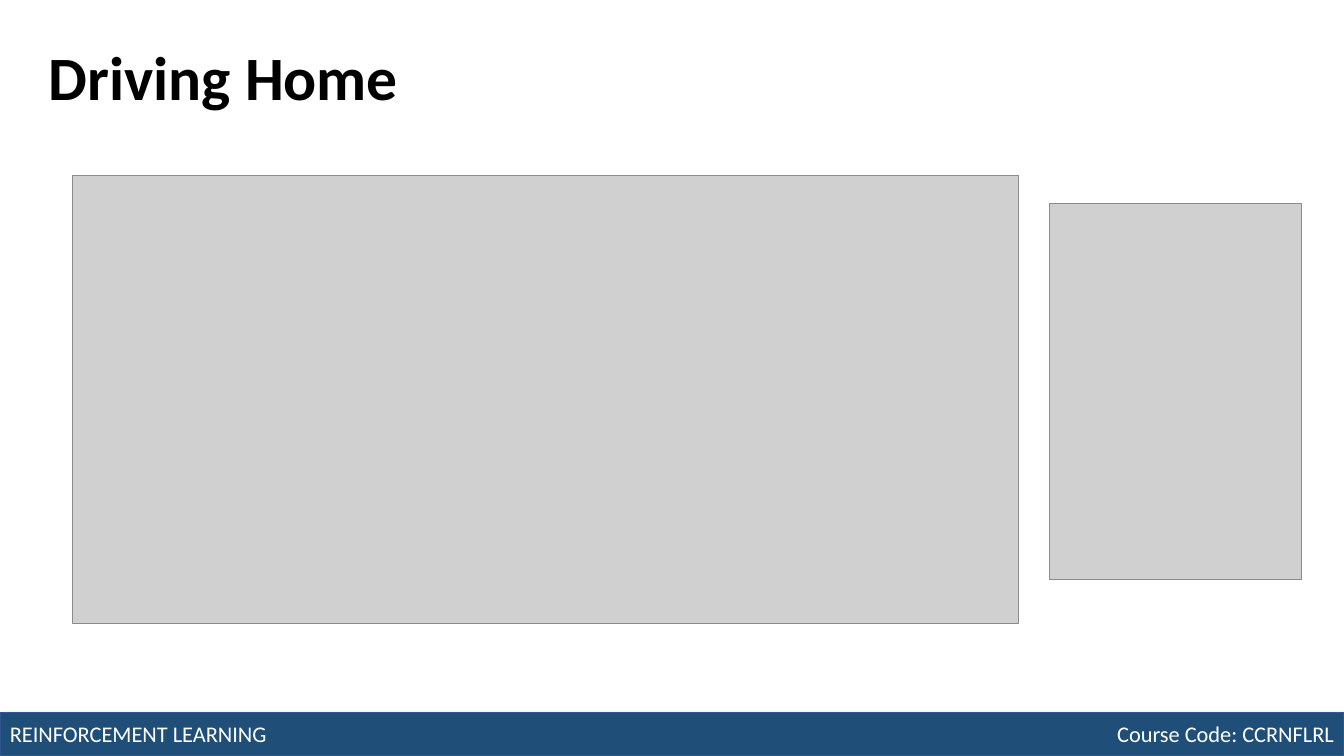
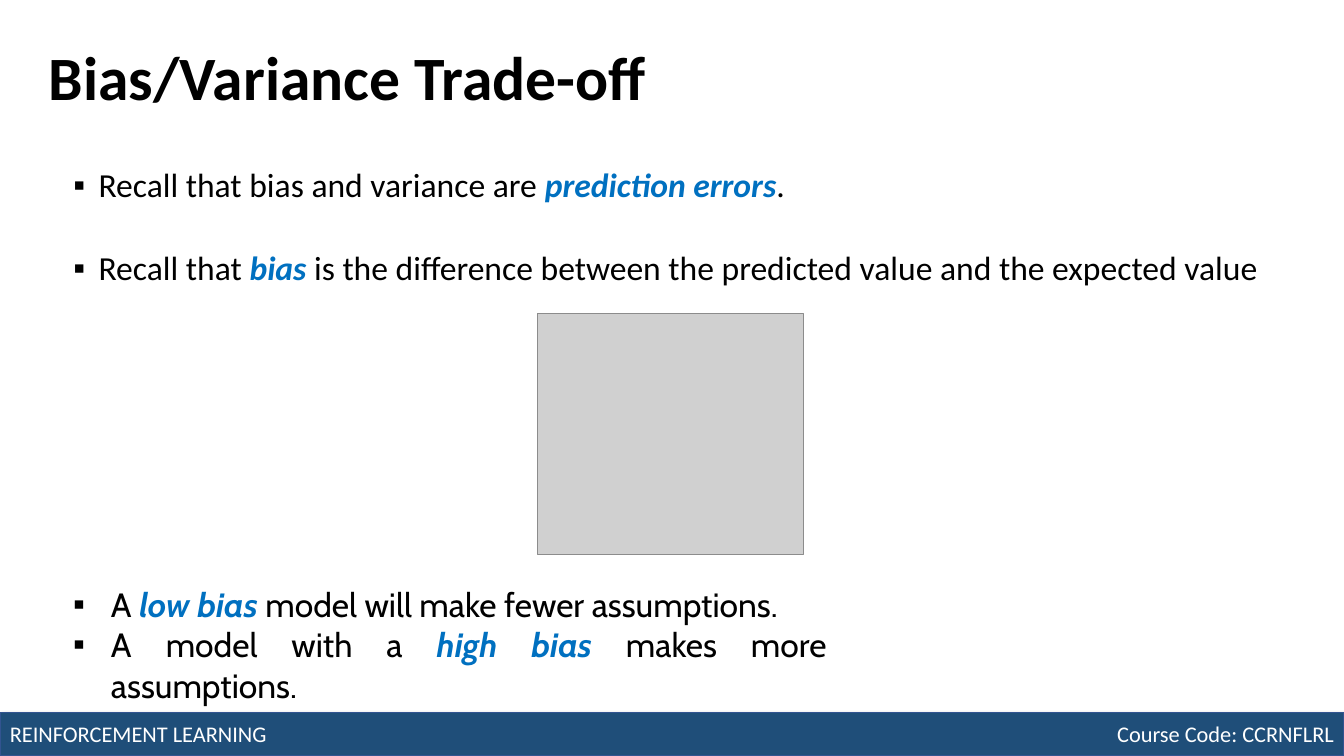
Before and after one commit to robitussin/CCRNFLRL, a slide deck: slide 10 of week_9-10/Module 7 - Temporal Difference Learning.pptx (slide 12 before the commit). Drawn at 1344x756 pixels with LibreOffice and Linux fonts; fonts in the diff are those of the drawing; grey boxes stand for pictures. Boxes give left, top, right and bottom in pixels: in the first picture for what was removed or moved away, otherwise in the second. Text is boxed around its words. In the diff, an @@ line names an element or a change of style, - is before the commit and + after.

```diff
--- a/week_9-10/Module 7 - Temporal Difference Learning.pptx
+++ b/week_9-10/Module 7 - Temporal Difference Learning.pptx
@@ title at [49, 56, 645, 103]: text changed @@
-Driving Home
+Bias/Variance Trade-off
@@ picture removed at [73, 175, 1019, 623] @@
@@ text added at [99, 173, 784, 203], 24 pt, text #000000 @@
+▪ Recall that bias and variance are prediction errors.
@@ picture removed at [1050, 204, 1302, 580] @@
@@ text added at [99, 256, 1257, 286], 24 pt, text #000000 @@
+▪ Recall that bias is the difference between the predicted value and the expected value
@@ picture added at [537, 314, 804, 556] @@
@@ text added at [111, 591, 826, 665], 24 pt, text #000000 @@
+▪ A low bias model will make fewer assumptions.
+▪ A model with a high bias makes more assumptions.
```
Also in this commit, not shown: 11 other slides changed, 3 slides removed.
